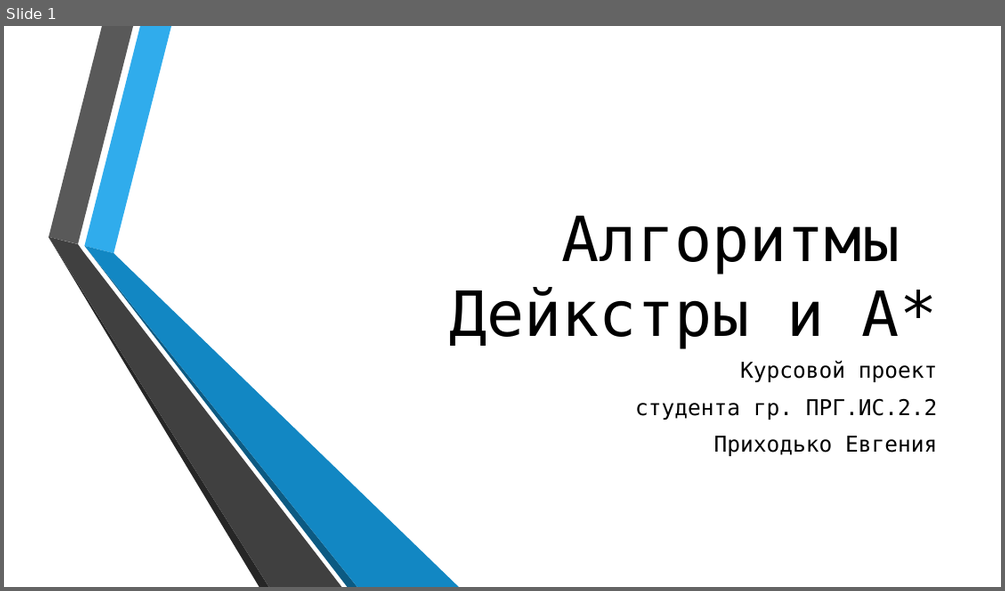
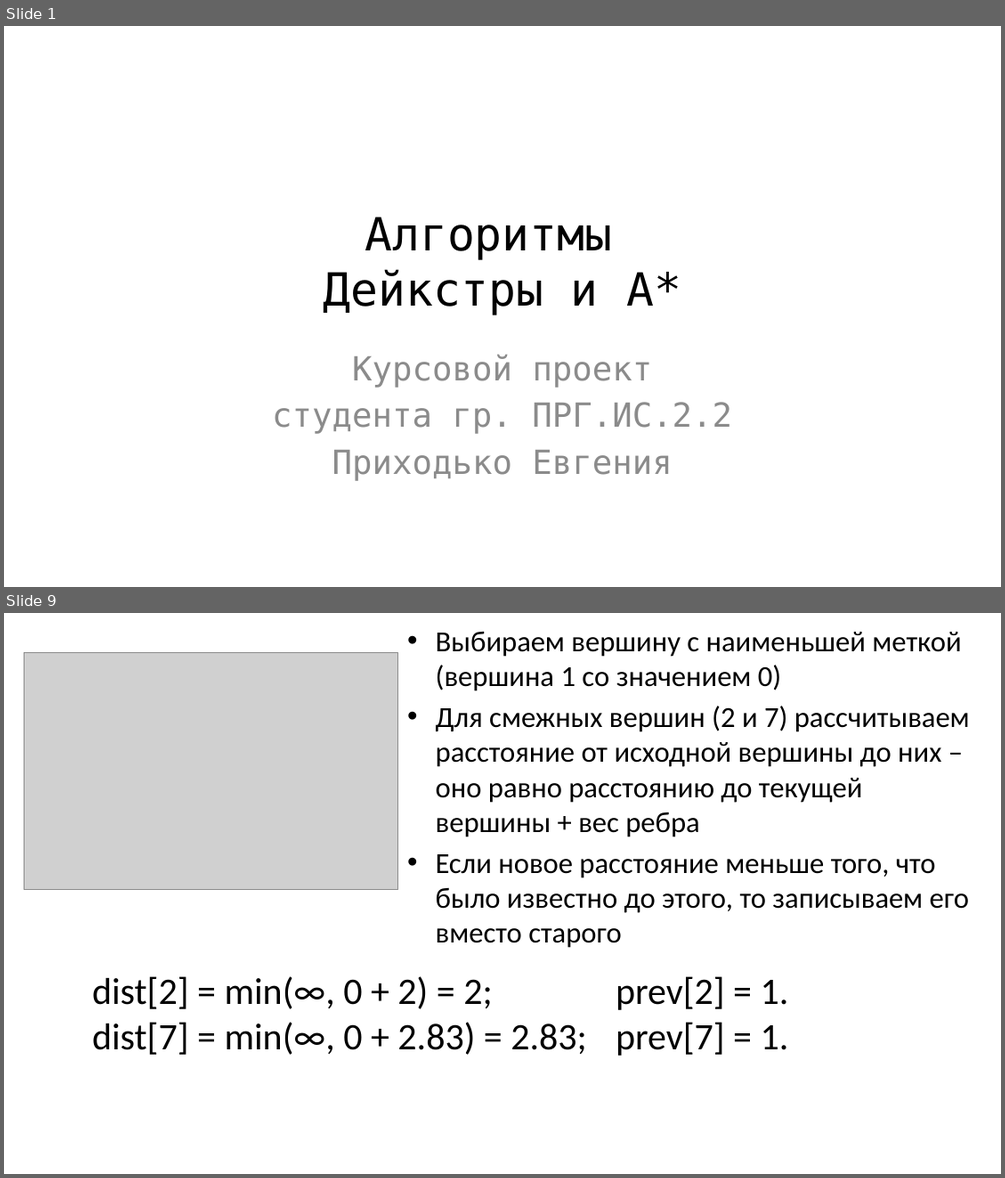
Before and after one commit to Fck-r-sns/Dijkstra-vs-AStar, a slide deck: Презентация.pptx. Shown one above the other, each under a label of ours: slide 1 before the commit, slides 1 and 9 after it; the slides between them are not shown. The pictures are 1005x591 and 1005x1178 pixels, drawn with LibreOffice and Linux fonts; fonts in the diff are those of the drawing; grey boxes stand for pictures; background and template pictures are left out. Boxes give left, top, right and bottom in pixels: in the first picture for what was removed or moved away, otherwise in the second. Text is boxed around its words. In the diff, an @@ line names an element or a change of style, - is before the commit and + after.

```diff
--- a/Презентация.pptx
+++ b/Презентация.pptx
@@ slide 9 added at box(4, 613, 1001, 1174), background #FFFFFF @@
@@ text added at box(436, 631, 970, 948), 28 pt, text #000000 @@
+• Выбираем вершину с наименьшей меткой (вершина 1 со значением 0)
+• Для смежных вершин (2 и 7) рассчитываем расстояние от исходной вершины до них – оно равно расстоянию до текущей вершины + вес ребра
+• Если новое расстояние меньше того, что было известно до этого, то записываем его вместо старого
@@ picture added at box(24, 653, 398, 889) @@
@@ text added at box(92, 976, 789, 1055), 36 pt, text #000000 @@
+dist[2] = min(∞, 0 + 2) = 2; prev[2] = 1.
+dist[7] = min(∞, 0 + 2.83) = 2.83; prev[7] = 1.
@@ slide 1 changed as well @@
@@ title "Алгоритмы Дейкстры и A*": place and size @@
-title "Алгоритмы Дейкстры и A*" at box(449, 216, 937, 349)
+title "Алгоритмы Дейкстры и A*" at box(324, 216, 681, 315)
@@ title "Алгоритмы Дейкстры и A*" at box(324, 216, 681, 315): size 60 to 44 pt; alignment right to centre; vertical alignment bottom to middle @@
@@ group removed at box(48, 26, 460, 587): 6 freeform shapes @@
@@ subtitle "Курсовой проект": place and size @@
-subtitle "Курсовой проект" at box(635, 360, 938, 456)
+subtitle "Курсовой проект" at box(272, 354, 732, 480)
@@ subtitle "Курсовой проект" at box(272, 354, 732, 480): size 21 to 32 pt, text colour #000000 to #8C8C8C; alignment right to centre; less space between paragraphs @@
```
Also in this commit, not shown: 27 other slides added, 1 slide removed, 16 other files.
